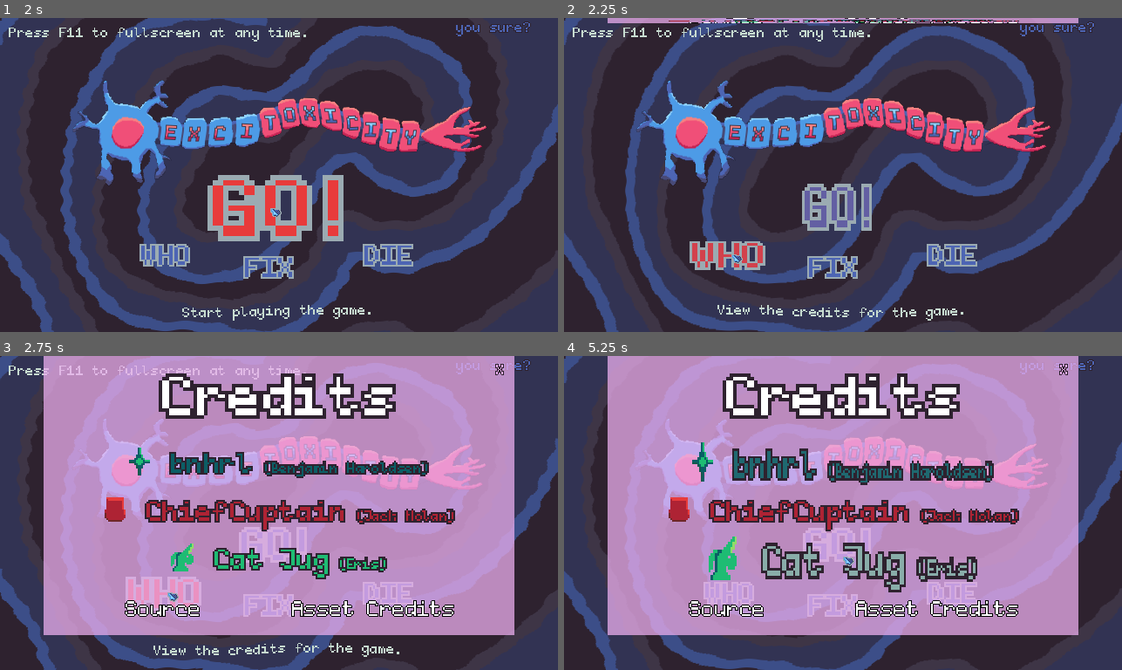
Above: before the commit, frames 1-4 (two rows, left to right).
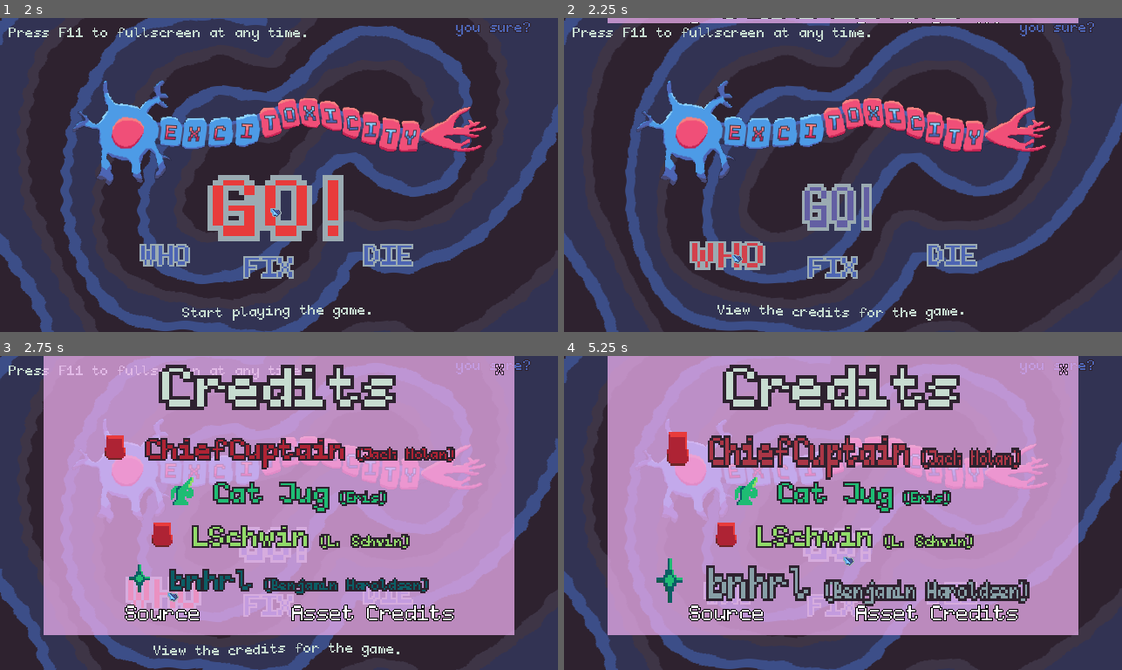
Above: after the commit, the same moments.

Repository: bnhrl/MomentumIsEverythingCountDown
Game: Godot game, scene res://UI/MainMenu/main_menu.tscn
The game is run twice, just before and just after one commit, with the same random seed, the same clock (stepped at 60 frames per second) and the same inputs. Sound files missing from this copy of the repository are replaced by a short silence.
Inputs (mouse positions are in pixels of both pictures, inside the frame that each line leads up to):
- Up to frame 1 (2 s): tap F at 0.5, 1.25 s; move the mouse to (496, 24) at 0.52 s; hold D (right) 0.53-1.28 s; click (496, 24) at 0.6 s; move the mouse to (267, 209) at 1.27 s; hold S (down) from 1.28 s (still down); tap Space (reserve_ion) at 1.35 s
- Up to frame 2 (2.25 s): tap F at 2 s; move the mouse to (731, 253) at 2.02 s; release S (down) at 2.03 s; hold D (right) from 2.03 s (still down); click (731, 253) at 2.1 s
- Up to frame 3 (2.75 s): keep holding D (right)
- Up to frame 4 (5.25 s): tap F at 2.75, 3.5, 4.25 s; move the mouse to (837, 604) at 2.77 s; release D (right) at 2.78 s; hold W (up) 2.78-3.53 s; tap Space (reserve_ion) at 2.85, 4.35 s; move the mouse to (954, 591) at 3.52 s; hold A (left) 3.53-5.03 s; click (954, 591) at 3.6 s; move the mouse to (843, 459) at 4.27 s; move the mouse to (843, 556) at 5.02 s; hold S (down) from 5.03 s (still down); click (843, 556) at 5.1 s

Frame 1 is identical in both runs. In frame 2, 0.5% of the frame differs, in the area x 18-82%, y 0-2%; in frame 3, 19%; in frame 4, 23%, in the area x 16-84%, y 2-85%.

Commit message:
CountDown visuals rework, added LSchwin to MainMenu credits

Diff:
--- /dev/null
+++ b/Assets/Scripts/rich_text_descent.gd
@@ -0,0 +1,11 @@
+@tool class_name RichTextDescent extends RichTextEffect
+
+
+var bbcode := "descent"
+
+
+func _process_custom_fx(char_fx: CharFXTransform) -> bool:
+	var distance: float = char_fx.env.get("distance", 2.0)
+	char_fx.transform = char_fx.transform.translated(Vector2(0.0, char_fx.relative_index*distance))
+
+	return true
--- /dev/null
+++ b/Assets/Shaders/dissolve_2d.gdshader
@@ -0,0 +1,18 @@
+shader_type canvas_item;
+
+uniform sampler2D noise_texture : source_color, filter_nearest;
+uniform float progress : hint_range(0.0, 1.0) = 0.0;
+
+varying vec4 modulate;
+
+void vertex() {
+	modulate = COLOR;
+}
+
+void fragment() {
+	COLOR = COLOR * modulate;
+
+	vec4 noise = texture(noise_texture, UV);
+	float dissolve = floor(1.0 - progress + noise.r * 0.99);
+	COLOR.a *= dissolve;
+}
--- a/Game/CountDownTimer/count_down_timer.gd
+++ b/Game/CountDownTimer/count_down_timer.gd
@@ -5,6 +5,7 @@
 
 @export var time := 30.0
 @onready var max_time := time
+
 
 func _process(delta: float) -> void:
 	_process_background()
@@ -23,12 +24,12 @@
 	max_time *= amount
 	time = max_time
 
-var color := Color("4d65b4")
+var color := Color("2e222f")
 func _process_counting(delta: float) -> void:
 	time -= delta
-	label.text = str(snappedf(time, 0.1))
+	label.text = "[descent]" + str(snappedf(time, 0.01)).pad_decimals(2)
 	label.add_theme_color_override("default_color", color)
-	color = LerpHelper.l(color, Color("4d65b4"), 8.0, delta)
+	color = LerpHelper.l(color, Color("2e222f"), 8.0, delta)
 	label.offset_transform_scale = LerpHelper.lv2(label.offset_transform_scale, Vector2(1,1), 16.0, delta)
 
 	if time <= max_time*0.5 and beat_timer.is_stopped():
@@ -60,7 +61,7 @@
 	if time <= 0.0 and !has_expired:
 		expire()
 		time = 0.0
-		label.text = "0.0"
+		label.text = "[descent]0.0"
 
 var has_expired := false
 func expire() -> void:
@@ -68,19 +69,18 @@
 	expired.emit()
 	await Delays.wait(0.25)
 	var tween := create_tween()
-	tween.parallel().tween_property(label, "position:y", 800, 1.4+randf_range(-0.2,0.2)).set_trans(Tween.TRANS_EXPO)
-	tween.parallel().tween_property(label, "rotation_degrees", randf_range(-30, 30), 1.4+randf_range(-0.2,0.2))
+	tween.parallel().tween_property(label.material, "shader_parameter/progress", 1.0, 0.8+randf_range(-0.2,0.2))
 	for b: Node2D in backgrounds:
-		tween.parallel().tween_property(b, "position:y", 800, 1.4+randf_range(-0.2,0.2)).set_trans(Tween.TRANS_EXPO)
-		tween.parallel().tween_property(b, "rotation_degrees", randf_range(-30, 30), 1.4+randf_range(-0.2,0.2))
+		tween.parallel().tween_property(b.material, "shader_parameter/progress", 1.0, 1.4+randf_range(-0.2,0.2))
 
 # Backgrounds
 @onready var backgrounds := [$Background0, $Background1]
 func _process_background() -> void:
-	if time > max_time*0.5 or has_expired:
-		return
+	#if time > max_time*0.5 or has_expired:
+		#return
 
 	for b: Node2D in backgrounds:
-		var rand_x := clampf(randf_range(-max_time*0.5/time, max_time/time)+0.01, -8.0, 8.0)*0.2
-		var rand_y := clampf(randf_range(-max_time*0.5/time, max_time/time)+0.01, -8.0, 8.0)*0.2
+		var t := clampf(time, 0.001, max_time)
+		var rand_x := clampf(randf_range(-max_time*0.5/t, max_time/t)+0.01, -8.0, 8.0)*0.2
+		var rand_y := clampf(randf_range(-max_time*0.5/t, max_time/t)+0.01, -8.0, 8.0)*0.2
 		b.offset = Vector2(rand_x, rand_y)
--- a/Game/CountDownTimer/count_down_timer.tscn
+++ b/Game/CountDownTimer/count_down_timer.tscn
@@ -3,32 +3,81 @@
 [ext_resource type="Script" uid="uid://cuufmsnljmbd8" path="res://Game/CountDownTimer/count_down_timer.gd" id="1_ddtig"]
 [ext_resource type="Texture2D" uid="uid://bcsrbcpelioff" path="res://Game/CountDownTimer/background_0.png" id="2_cknqb"]
 [ext_resource type="Texture2D" uid="uid://c0l5iyclmsmr3" path="res://Game/CountDownTimer/background_1.png" id="2_ngxpk"]
+[ext_resource type="Shader" uid="uid://07ao4jiomq6j" path="res://Assets/Shaders/dissolve_2d.gdshader" id="3_pcwc3"]
+[ext_resource type="FontFile" uid="uid://dkiwtgv8qe2k" path="res://Assets/Fonts/DigitTech16-Regular.ttf" id="4_qffe0"]
+[ext_resource type="Script" uid="uid://3m8ducflm8r4" path="res://Assets/Scripts/rich_text_descent.gd" id="5_rjtn0"]
+
+[sub_resource type="Gradient" id="Gradient_pcwc3"]
+
+[sub_resource type="FastNoiseLite" id="FastNoiseLite_6a1iq"]
+frequency = 0.1
+
+[sub_resource type="NoiseTexture2D" id="NoiseTexture2D_pcwc3"]
+width = 118
+height = 32
+noise = SubResource("FastNoiseLite_6a1iq")
+color_ramp = SubResource("Gradient_pcwc3")
+
+[sub_resource type="ShaderMaterial" id="ShaderMaterial_rjtn0"]
+resource_local_to_scene = true
+shader = ExtResource("3_pcwc3")
+shader_parameter/noise_texture = SubResource("NoiseTexture2D_pcwc3")
+shader_parameter/progress = 0.0
+
+[sub_resource type="ShaderMaterial" id="ShaderMaterial_pcwc3"]
+resource_local_to_scene = true
+shader = ExtResource("3_pcwc3")
+shader_parameter/noise_texture = SubResource("NoiseTexture2D_pcwc3")
+shader_parameter/progress = 0.0
+
+[sub_resource type="NoiseTexture2D" id="NoiseTexture2D_6a1iq"]
+width = 118
+height = 32
+noise = SubResource("FastNoiseLite_6a1iq")
+color_ramp = SubResource("Gradient_pcwc3")
+
+[sub_resource type="ShaderMaterial" id="ShaderMaterial_ivx24"]
+resource_local_to_scene = true
+shader = ExtResource("3_pcwc3")
+shader_parameter/noise_texture = SubResource("NoiseTexture2D_6a1iq")
+shader_parameter/progress = 0.0
+
+[sub_resource type="RichTextEffect" id="RichTextEffect_rjtn0"]
+script = ExtResource("5_rjtn0")
+metadata/_custom_type_script = "uid://3m8ducflm8r4"
 
 [node name="CountDownTimer" type="CanvasLayer" unique_id=468220952]
 script = ExtResource("1_ddtig")
 
 [node name="Background1" type="Sprite2D" parent="." unique_id=1236765804]
-position = Vector2(317, 32)
+material = SubResource("ShaderMaterial_rjtn0")
+position = Vector2(320, 40)
 texture = ExtResource("2_ngxpk")
 
 [node name="Background0" type="Sprite2D" parent="." unique_id=1675795084]
-position = Vector2(317, 32)
+material = SubResource("ShaderMaterial_pcwc3")
+position = Vector2(320, 22)
 texture = ExtResource("2_cknqb")
 
 [node name="Label" type="RichTextLabel" parent="." unique_id=53583873]
-offset_right = 640.0
-offset_bottom = 61.0
+material = SubResource("ShaderMaterial_ivx24")
+offset_left = 261.0
+offset_top = 2.0
+offset_right = 379.0
+offset_bottom = 52.0
 offset_transform_enabled = true
 mouse_filter = 2
-theme_override_colors/default_color = Color(0.3019608, 0.39607844, 0.7058824, 1)
-theme_override_colors/font_outline_color = Color(1, 1, 1, 1)
+theme_override_colors/default_color = Color(0.18039216, 0.13333334, 0.18431373, 1)
+theme_override_colors/font_outline_color = Color(0.78039217, 0.8627451, 0.8156863, 1)
 theme_override_constants/outline_size = 4
+theme_override_fonts/normal_font = ExtResource("4_qffe0")
 theme_override_font_sizes/normal_font_size = 32
 bbcode_enabled = true
-text = "30.00"
+text = "[descent]30.00"
 scroll_active = false
 horizontal_alignment = 1
 vertical_alignment = 1
+custom_effects = [SubResource("RichTextEffect_rjtn0")]
 
 [node name="BeatTimer" type="Timer" parent="." unique_id=608885056]
 one_shot = true
--- a/UI/MainMenu/Credits/credits.gd
+++ b/UI/MainMenu/Credits/credits.gd
@@ -1,10 +1,10 @@
 extends Control
 
-@onready var buttons: Array[UIButton] = [$BtnBnhrl, $BtnCatJug, $BtnCuptain]
+@onready var buttons: Array[UIButton] = [$BtnBNHRL, $BtnCatJug, $BtnCuptain, $BtnLSchwin]
 func _ready() -> void:
 	buttons.shuffle()
 	for i in range(buttons.size()):
-		buttons[i].position.y = 92.0 + 55*i
+		buttons[i].position.y = 76.0 + 50*i
 	var tween := create_tween()
 	tween.tween_property(self, "scale:y", 1.0, 0.5).set_trans(Tween.TRANS_ELASTIC).from(0)
 
@@ -25,6 +25,9 @@
 func _on_btn_cuptain_pressed() -> void:
 	open_page("https://chiefcuptain.itch.io/")
 
+func _on_btn_lschwin_pressed() -> void:
+	open_page("https://lschwin.itch.io/")
+
 func open_page(page: String) -> void:
 	var i := randi_range(0,99)
 	if i == 0: page = "https://www.youtube.com/watch?v=dQw4w9WgXcQ"
--- a/UI/MainMenu/Credits/credits.tscn
+++ b/UI/MainMenu/Credits/credits.tscn
@@ -20,11 +20,11 @@
 
 [node name="Title" type="RichTextLabel" parent="." unique_id=387886005]
 layout_mode = 0
-offset_top = -16.0
+offset_top = -26.0
 offset_right = 135.0
-offset_bottom = 10.0
 scale = Vector2(4, 4)
 mouse_filter = 2
+theme_override_colors/default_color = Color(0.78039217, 0.8627451, 0.8156863, 1)
 theme_override_colors/font_outline_color = Color(0.18039216, 0.13333334, 0.18431373, 1)
 theme_override_constants/outline_size = 4
 bbcode_enabled = true
@@ -33,11 +33,11 @@
 horizontal_alignment = 1
 vertical_alignment = 1
 
-[node name="BtnBnhrl" parent="." unique_id=1301211313 instance=ExtResource("1_fixii")]
+[node name="BtnBNHRL" parent="." unique_id=1301211313 instance=ExtResource("1_fixii")]
 layout_mode = 0
-offset_top = 92.0
+offset_top = 64.0
 offset_right = 270.0
-offset_bottom = 119.5
+offset_bottom = 89.0
 scale = Vector2(2, 2)
 theme_override_colors/default_color = Color(0.043137256, 0.36862746, 0.39607844, 1)
 text = "[img]uid://cxsfj2ud8ou1d[/img] bnhrl[font_size=8] (Benjamin Haroldsen)"
@@ -47,9 +47,9 @@
 
 [node name="BtnCatJug" parent="." unique_id=1360234817 instance=ExtResource("1_fixii")]
 layout_mode = 0
-offset_top = 147.0
+offset_top = 114.0
 offset_right = 270.0
-offset_bottom = 174.5
+offset_bottom = 139.0
 scale = Vector2(2, 2)
 theme_override_colors/default_color = Color(0.11764706, 0.7372549, 0.4509804, 1)
 text = "[img]uid://cnmn256wehj7b[/img] Cat Jug[font_size=8] (Eris)"
@@ -59,13 +59,26 @@
 
 [node name="BtnCuptain" parent="." unique_id=1438333758 instance=ExtResource("1_fixii")]
 layout_mode = 0
-offset_top = 202.0
+offset_top = 164.0
 offset_right = 270.0
-offset_bottom = 229.5
+offset_bottom = 189.0
 scale = Vector2(2, 2)
 theme_override_colors/default_color = Color(0.68235296, 0.13725491, 0.20392157, 1)
 text = "[img]uid://mu38c2ikqdnk[/img] ChiefCuptain[font_size=8] (Jack Nolan)"
 default_color = Color(0.68235296, 0.13725491, 0.20392157, 1)
+hover_color = Color(0.60784316, 0.67058825, 0.69803923, 1)
+hover_size = Vector2(1.25, 2)
+
+[node name="BtnLSchwin" parent="." unique_id=2109644928 instance=ExtResource("1_fixii")]
+layout_mode = 0
+offset_top = 214.0
+offset_right = 270.0
+offset_bottom = 239.0
+scale = Vector2(2, 2)
+theme_override_colors/default_color = Color(0.5686275, 0.85882354, 0.4117647, 1)
+theme_override_font_sizes/normal_font_size = 16
+text = "[img]uid://mu38c2ikqdnk[/img] LSchwin[font_size=8] (L. Schwin)"
+default_color = Color(0.5686275, 0.85882354, 0.4117647, 1)
 hover_color = Color(0.60784316, 0.67058825, 0.69803923, 1)
 hover_size = Vector2(1.25, 2)
 
@@ -82,10 +95,10 @@
 [node name="BtnSource" parent="." unique_id=1543335770 instance=ExtResource("1_fixii")]
 layout_mode = 0
 offset_left = 89.0
-offset_top = 266.0
+offset_top = 271.0
 offset_right = 185.0
-offset_bottom = 308.0
-theme_override_colors/default_color = Color(1, 1, 1, 1)
+offset_bottom = 313.0
+theme_override_colors/default_color = Color(0.78039217, 0.8627451, 0.8156863, 1)
 theme_override_colors/font_outline_color = Color(0, 0, 0, 1)
 theme_override_font_sizes/normal_font_size = 24
 text = "Source"
@@ -97,10 +110,10 @@
 [node name="BtnAssetCredits" parent="." unique_id=1009396177 instance=ExtResource("1_fixii")]
 layout_mode = 0
 offset_left = 281.0
-offset_top = 266.0
+offset_top = 271.0
 offset_right = 477.0
-offset_bottom = 308.0
-theme_override_colors/default_color = Color(1, 1, 1, 1)
+offset_bottom = 313.0
+theme_override_colors/default_color = Color(0.78039217, 0.8627451, 0.8156863, 1)
 theme_override_colors/font_outline_color = Color(0, 0, 0, 1)
 theme_override_font_sizes/normal_font_size = 24
 text = "Asset Credits"
@@ -109,9 +122,10 @@
 hover_color = Color(0.7456534, 1, 0.51885736, 1)
 hover_size = Vector2(1.25, 1.6)
 
-[connection signal="pressed" from="BtnBnhrl" to="." method="_on_btn_bnhrl_pressed"]
+[connection signal="pressed" from="BtnBNHRL" to="." method="_on_btn_bnhrl_pressed"]
 [connection signal="pressed" from="BtnCatJug" to="." method="_on_btn_cat_jug_pressed"]
 [connection signal="pressed" from="BtnCuptain" to="." method="_on_btn_cuptain_pressed"]
+[connection signal="pressed" from="BtnLSchwin" to="." method="_on_btn_lschwin_pressed"]
 [connection signal="pressed" from="BtnClose" to="." method="_on_btn_close_pressed"]
 [connection signal="pressed" from="BtnSource" to="." method="_on_btn_source_pressed"]
 [connection signal="pressed" from="BtnAssetCredits" to="." method="_on_btn_asset_credits_pressed"]
--- a/project.godot
+++ b/project.godot
@@ -51,7 +51,7 @@
 "res://Assets/": "gray",
 "res://Game/BoostPads/": "yellow",
 "res://Game/CompletionZone/": "yellow",
-"res://Game/CountDownTimer/": "yellow",
+"res://Game/CountDownTimer/": "blue",
 "res://Game/DeathPits/": "yellow",
 "res://Game/EndingCutscene/": "pink",
 "res://Game/Enemies/": "yellow",
Binary file added: Assets/Fonts/DigitTech16-Regular.ttf
Not shown, added: Assets/Fonts/DigitTech16-Regular.ttf.import
Not shown, added: Assets/Scripts/rich_text_descent.gd.uid
Not shown, added: Assets/Shaders/dissolve_2d.gdshader.uid
Not shown, changed: Assets/assets_credits.txt
Binary file changed: Game/CountDownTimer/background_0.png
Binary file changed: Game/CountDownTimer/background_1.png
